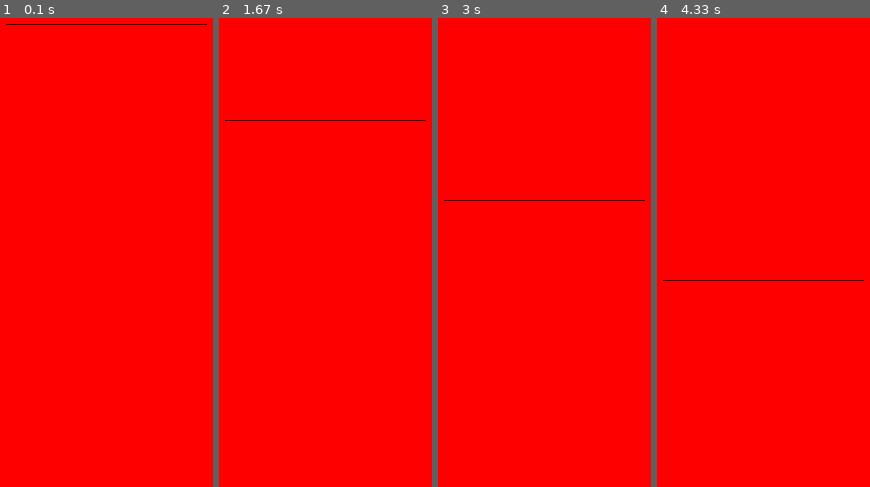
Above: before the commit, frames 1-4 (left to right).
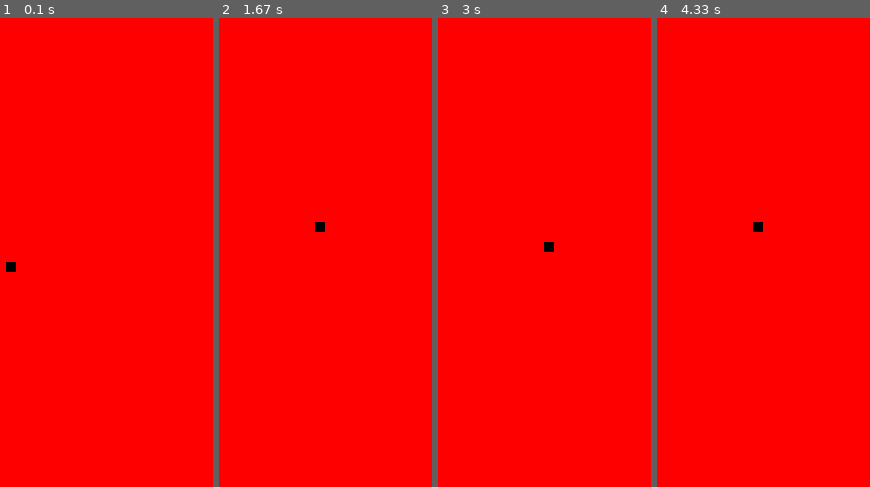
Above: after the commit, the same moments.

Repository: holgerschmitz/python_projects
Game: pygame game, started from pygame/basics/lines.py
Two runs of this game, one before a commit and one after it. Both use one fixed random seed, a clock stepped at 60 frames per second and the inputs below.
Inputs:
- Up to frame 1 (0.1 s): no input
- Up to frame 2 (1.67 s): tap Enter at 0.33 s; hold Right 0.67-1.13 s; hold Up 1.17-1.63 s
- Up to frame 3 (3 s): hold Right 1.67-2.13 s; hold Left 2.17-2.7 s; hold Down from 2.73 s (still down)
- Up to frame 4 (4.33 s): release Down at 3.03 s; hold Left 3.07-3.47 s; hold Up 3.5-3.87 s; hold Right from 3.9 s (still down)

The runs differ from the first frame. In frame 1, 0.3% of the frame differs, in the area x 2-98%, y 1-55%; in frame 2, 0.3%; in frame 3, 0.3%; in frame 4, 0.3%.

Commit message:
Moving a rectangle on the board

Diff:
--- a/pygame/basics/lines.py
+++ b/pygame/basics/lines.py
@@ -4,18 +4,46 @@
 
 pygame.init()
 running = True
-count = 1
+xvel = 1
+yvel = 0
+
+xpos = 25
+ypos = 25
 
 screen = pygame.display.set_mode((500, 500))
 
+MOVEEVENT = pygame.USEREVENT+1
+pygame.time.set_timer(MOVEEVENT, 120)
+
 while running:
-    count = (count+1) % 500
 
     event = pygame.event.poll()
     if event.type == pygame.QUIT:
         print('Quitting!')
         running = False
+    elif event.type == pygame.KEYDOWN:
+        if event.key == pygame.K_RIGHT:
+            xvel = 1
+            yvel = 0
+        elif event.key == pygame.K_LEFT:
+            xvel = -1
+            yvel = 0
+        elif event.key == pygame.K_UP:
+            xvel = 0
+            yvel = -1
+        elif event.key == pygame.K_DOWN:
+            xvel = 0
+            yvel = 1
+    elif event.type == MOVEEVENT:
+        xpos = xpos + xvel
+        ypos = ypos + yvel
+
     screen.fill((255, 0, 0))
-    pygame.draw.line(screen, (0, 0, 0), (250, count), (250 + 200, count))
+
+
+    xcoord = 10*xpos
+    ycoord = 10*ypos
+
+    pygame.draw.rect(screen, (0, 0, 0), (xcoord, ycoord, 10, 10))
     pygame.display.flip()
-    print(count)
+    print(f"{xpos}, {ypos}")
